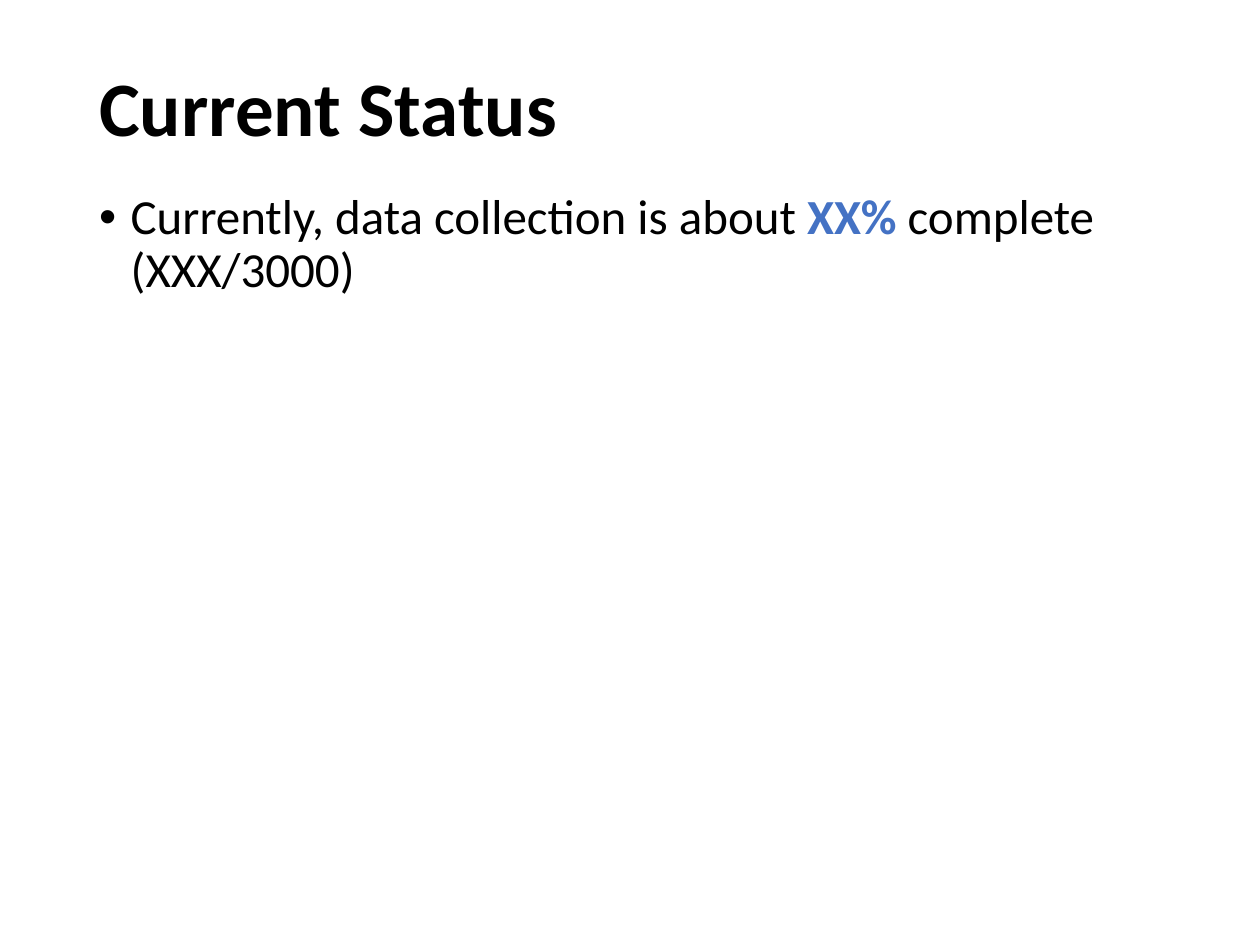
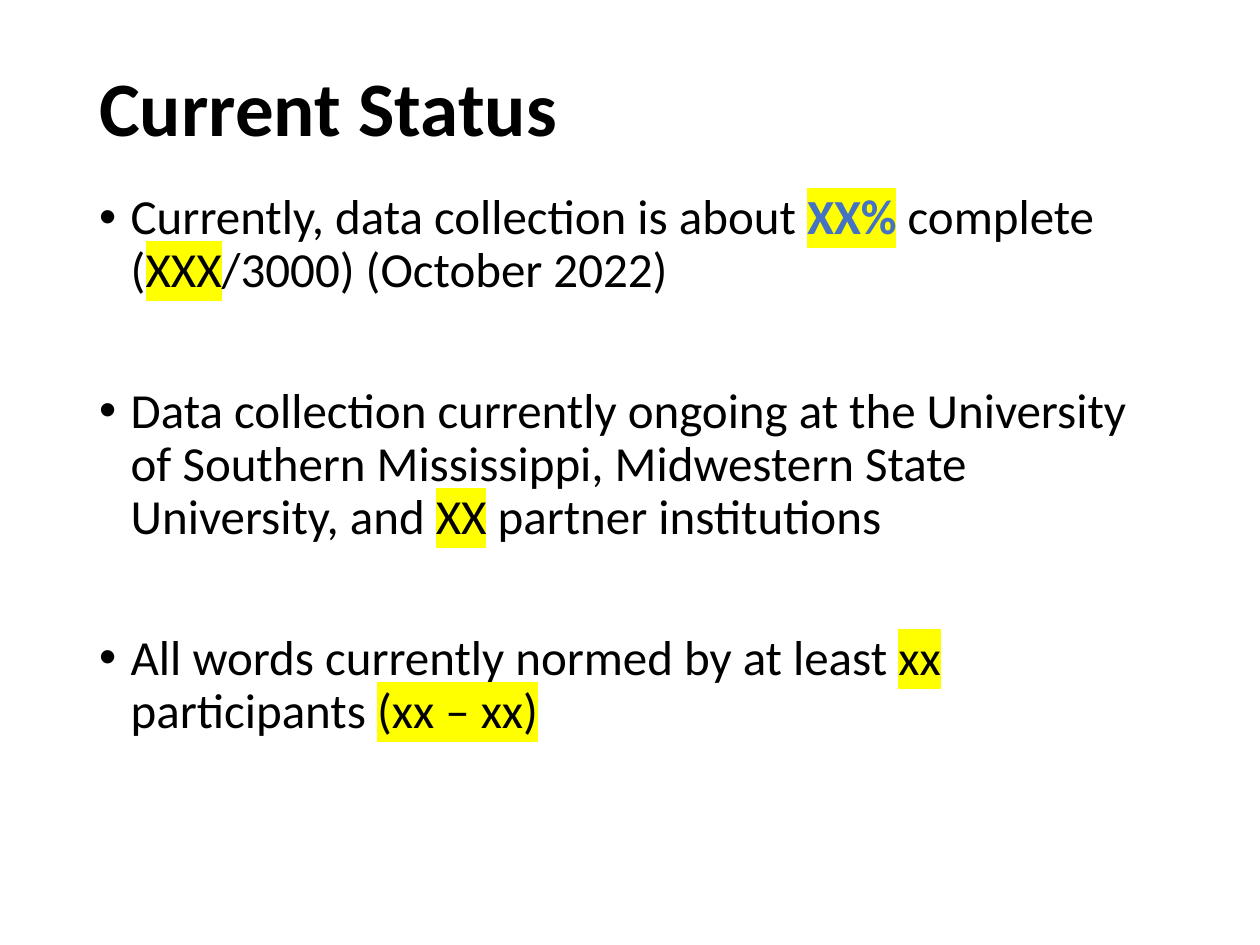
Before and after one commit to npm27/Affordance-Norms, a slide deck: slide 30 of 5 Presentations/UCONN 2022.pptx (slide 29 before the commit). Drawn at 1260x945 pixels with LibreOffice and Linux fonts; fonts in the diff are those of the drawing. Boxes give left, top, right and bottom in pixels: in the first picture for what was removed or moved away, otherwise in the second. Text is boxed around its words. In the diff, an @@ line names an element or a change of style, - is before the commit and + after.

```diff
--- a/5 Presentations/UCONN 2022.pptx
+++ b/5 Presentations/UCONN 2022.pptx
@@ text at (x1=131, y1=194, x2=1126, y2=736): text changed @@
-• Currently, data collection is about XX% complete (XXX/3000)
+• Currently, data collection is about XX% complete (XXX/3000) (October 2022)
+• Data collection currently ongoing at the University of Southern Mississippi, Midwestern State University, and XX partner institutions
+• All words currently normed by at least xx participants (xx – xx)
```
Also in this commit, not shown: 12 other slides changed, 2 slides added, 1 slide removed.
